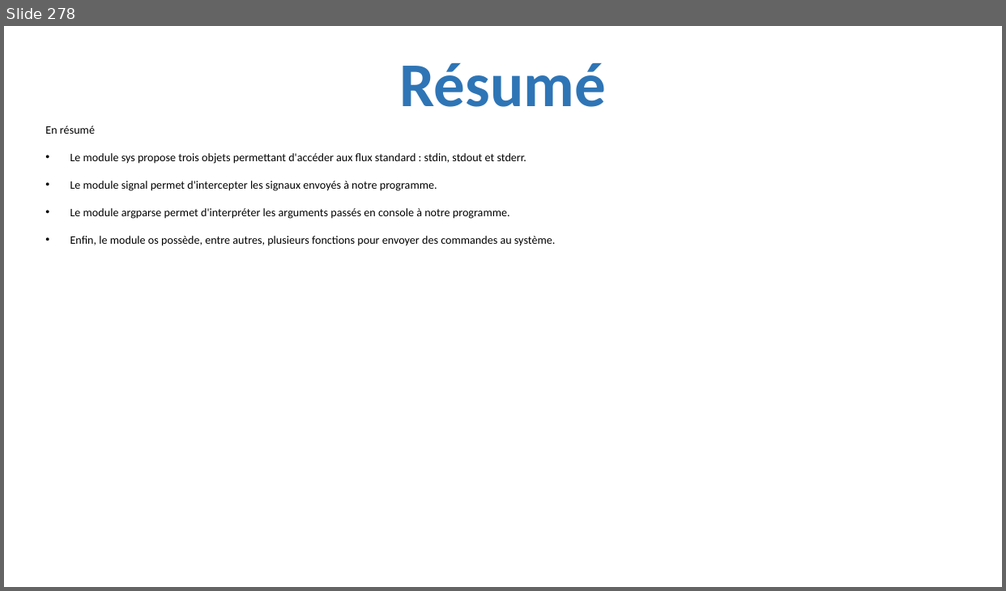
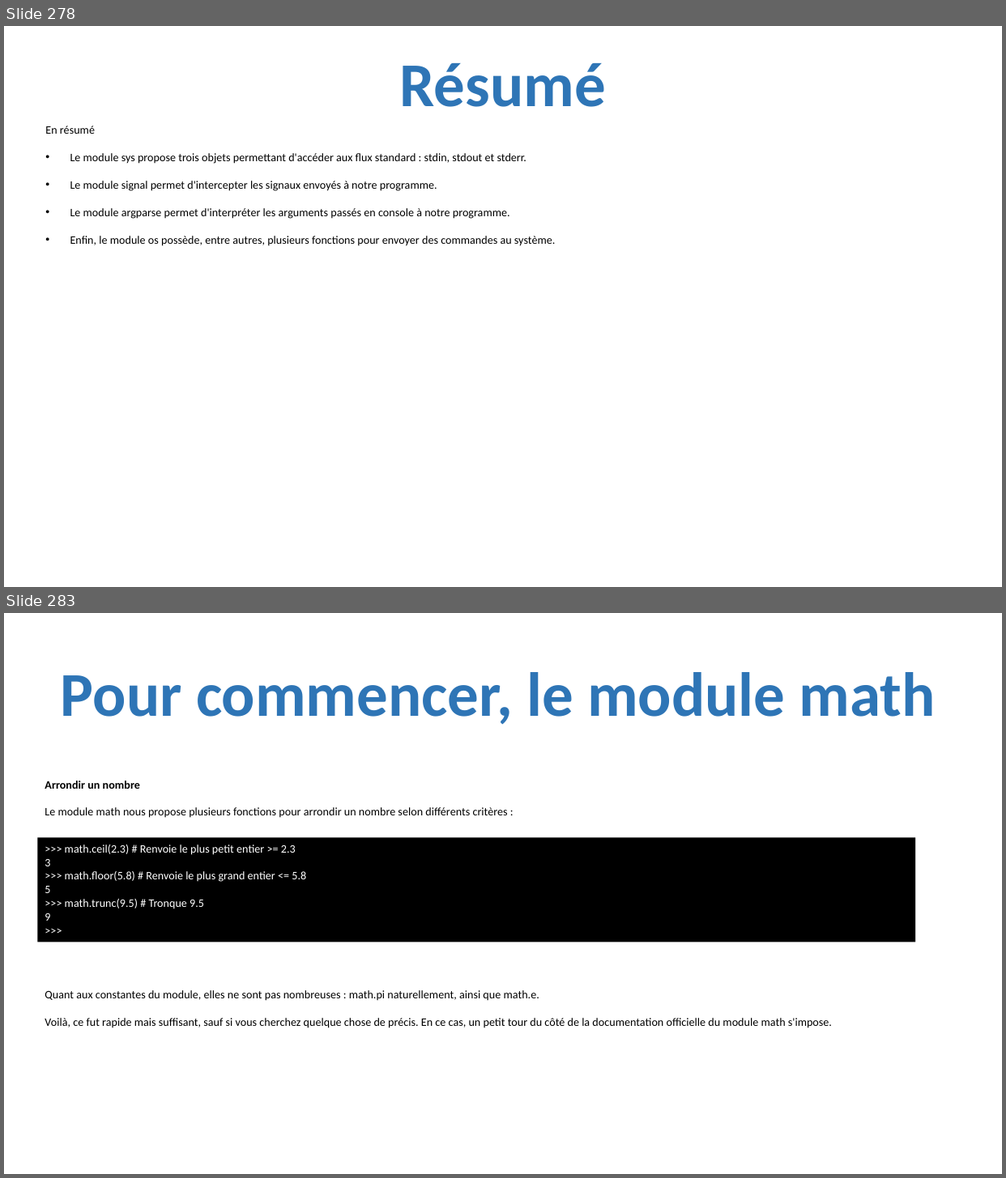
Before and after one commit to julienPalleau/PythonDoc, a slide deck: Python-resume.pptx. Shown one above the other, each under a label of ours: slide 278 before the commit, slides 278 and 283 after it; the slides between them are not shown. The pictures are 1006x591 and 1006x1178 pixels, drawn with LibreOffice and Linux fonts; fonts in the diff are those of the drawing. Boxes give left, top, right and bottom in pixels: in the first picture for what was removed or moved away, otherwise in the second. Text is boxed around its words. In the diff, an @@ line names an element or a change of style, - is before the commit and + after.

```diff
--- a/Python-resume.pptx
+++ b/Python-resume.pptx
@@ slide 283 added at bbox=[4, 613, 1002, 1174], background #FFFFFF @@
@@ title added at bbox=[61, 672, 936, 725], 60 pt, text #2E75B6, bold @@
+Pour commencer, le module math
@@ text added at bbox=[44, 781, 508, 818], 11 pt, text #000000 @@
+Arrondir un nombre
+Le module math nous propose plusieurs fonctions pour arrondir un nombre selon différents critères :
@@ rectangle added at bbox=[38, 837, 916, 943], fill #000000, 11 pt, text #FFFFFF @@
+>>> math.ceil(2.3) # Renvoie le plus petit entier >= 2.3
+3
+>>> math.floor(5.8) # Renvoie le plus grand entier <= 5.8
+5
+>>> math.trunc(9.5) # Tronque 9.5
+9
+>>>
@@ text added at bbox=[44, 990, 832, 1029], 11 pt, text #000000 @@
+Quant aux constantes du module, elles ne sont pas nombreuses : math.pi naturellement, ainsi que math.e.
+Voilà, ce fut rapide mais suffisant, sauf si vous cherchez quelque chose de précis. En ce cas, un petit tour du côté de la documentation officielle du module math s'impose.
```
Also in this commit, not shown: 20 other slides added.
